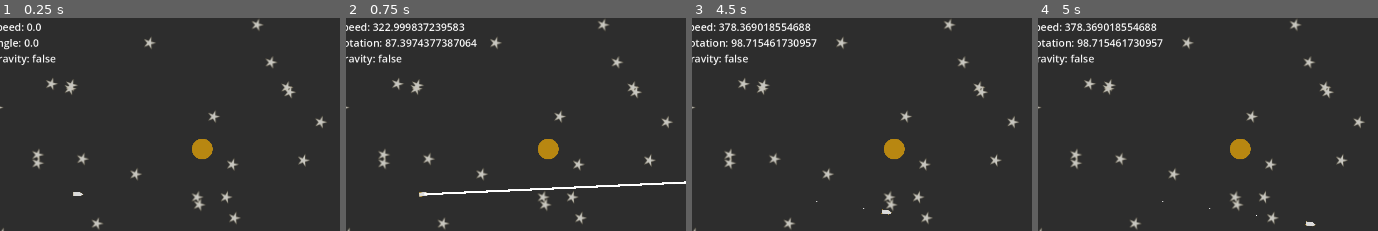
Above: before the commit, frames 1-4 (left to right).
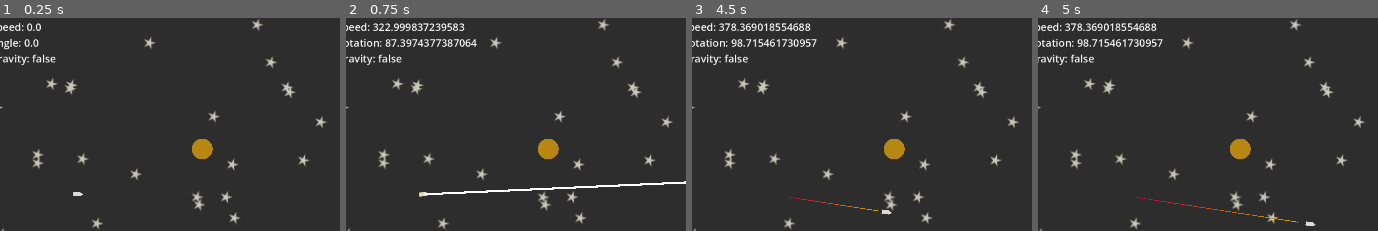
Above: after the commit, the same moments.

Repository: ChrisWoody/GravityAssist
Game: Godot game, scene res://scenes/world.tscn
Same seed, same stepped clock (60 frames per second), same inputs: the game is played once before the commit and once after it.
Inputs (mouse positions are % of the whole screen's width and height, from its top left):
- Up to frame 1 (0.25 s): no input
- Up to frame 2 (0.75 s): tap Enter at 0.5 s; move the mouse to (76, 45) at 0.52 s; click (76, 45) at 0.67 s
- Up to frame 3 (4.5 s): tap R (reset) every 0.75 s from 1.25 to 3.5 s; move the mouse to (27, 55) at 1.27 s; click (27, 55) at 1.42 s; move the mouse to (62, 27) at 2.02 s; click (62, 27) at 2.17 s; move the mouse to (45, 71) at 2.77 s; click (45, 71) at 2.92 s; move the mouse to (86, 66) at 3.52 s; click (86, 66) at 3.67 s; move the mouse to (15, 34) at 4.27 s; click (15, 34) at 4.42 s
- Up to frame 4 (5 s): no input
The pictures show only the part of the screen within x 6-56%, y 8-58%; the shares and areas given below are measured in that part.

Frames 1-2 are identical in both runs. In frame 3, 0.1% of the frame differs, in the area x 28-55%, y 84-91%; in frame 4, 0.2%, in the area x 28-77%, y 84-97%.

Commit message:
Add line behind spaceship instead of dots

Diff:
--- a/scenes/path_plotter.tscn
+++ b/scenes/path_plotter.tscn
@@ -1,8 +1,15 @@
 [gd_scene load_steps=3 format=3 uid="uid://c8hc50k4i5dp7"]
 
 [ext_resource type="Script" path="res://scripts/path_plotter.gd" id="1_liuj6"]
-[ext_resource type="PackedScene" uid="uid://ndsi27tyimon" path="res://scenes/path_plot_item.tscn" id="2_m1dkn"]
+
+[sub_resource type="Gradient" id="Gradient_3hot2"]
+colors = PackedColorArray(0.729775, 0, 0.21691, 1, 0.814645, 0.649804, 3.85046e-07, 1)
 
 [node name="PathPlotter" type="Node"]
 script = ExtResource("1_liuj6")
-pathPlot = ExtResource("2_m1dkn")
+
+[node name="Line2D" type="Line2D" parent="."]
+unique_name_in_owner = true
+width = 2.0
+gradient = SubResource("Gradient_3hot2")
+antialiased = true
--- a/scripts/path_plotter.gd
+++ b/scripts/path_plotter.gd
@@ -1,37 +1,19 @@
 class_name PathPlotter extends Node
 
-@export var pathPlot: PackedScene
 @onready var spaceship: Spaceship = get_node("../Spaceship")
+@onready var line2d: Line2D = $Line2D
 
 var playing := false
 
-const SPAWN_TOTAL := 100
-var spawnIndex := 0
-
-const SPAWN_TIMEOUT := 0.3
+const SPAWN_TIMEOUT := 0.1
 var spawnElapsed := 0.0
-
-var pathPlots: Array[MeshInstance2D]
-
-func _ready() -> void:
-	for n in SPAWN_TOTAL:
-		var pathPlotInstance: MeshInstance2D = pathPlot.instantiate()
-		add_child(pathPlotInstance)
-		pathPlotInstance.visible = false
-		pathPlots.push_back(pathPlotInstance)
 
 func _process(delta: float) -> void:
 	if playing:
 		spawnElapsed += delta
 		if spawnElapsed >= SPAWN_TIMEOUT:
 			spawnElapsed = 0.0
-			pathPlots[spawnIndex].global_position = spaceship.global_position
-			pathPlots[spawnIndex].global_rotation = spaceship.global_rotation
-			pathPlots[spawnIndex].visible = true
-			spawnIndex = spawnIndex + 1
-			if spawnIndex >= SPAWN_TOTAL:
-				spawnIndex = SPAWN_TOTAL - 1
-
+			line2d.add_point(spaceship.global_position)
 
 
 func _on_game_manager_launch() -> void:
@@ -41,6 +23,4 @@
 func _on_game_manager_reset_game() -> void:
 	playing = false
 	spawnElapsed = 0.0
-	spawnIndex = 0
-	for n in SPAWN_TOTAL:
-		pathPlots[n].visible = false
+	line2d.clear_points()
--- a/scripts/planet.gd
+++ b/scripts/planet.gd
@@ -1,22 +1,22 @@
 class_name Planet extends Node2D
 
 @onready var spaceship: Spaceship = get_node("../Spaceship")
-
-# Called when the node enters the scene tree for the first time.
-func _ready() -> void:
-	pass # Replace with function body.
-
 
 # Called every frame. 'delta' is the elapsed time since the previous frame.
 func _process(delta: float) -> void:
 	var diff := position - spaceship.position
 	if diff.length() < 150.0:
-		var forward := Vector2.from_angle(deg_to_rad(spaceship.rotation_degrees - 90.0)).normalized()
-		var angleToPlanet := rad_to_deg(diff.angle_to(forward))
-		var angleToUse := -1.0 if angleToPlanet > 0.0 else 1.0
-		var scaleToUse := -(diff.length() / 150.0) + 1
+		# OK gravity
+		var gravityRotation := -2.0 if spaceship.position.y > position.y else 2.0
+		spaceship.applyGravity(diff.normalized(), gravityRotation)
 
-		spaceship.applyGravity(Vector2.ZERO, angleToUse * scaleToUse * scaleToUse)
+		# Intended to be better but needs a lot of work
+		# var forward := Vector2.from_angle(deg_to_rad(spaceship.rotation_degrees - 90.0)).normalized()
+		# var angleToPlanet := rad_to_deg(diff.angle_to(forward))
+		# var angleToUse := -1.0 if angleToPlanet > 0.0 else 1.0
+		# var scaleToUse := -(diff.length() / 150.0) + 1
+
+		# spaceship.applyGravity(Vector2.ZERO, angleToUse * scaleToUse * scaleToUse)
 
 
 func _on_area_2d_area_entered(area:Area2D) -> void:
Not shown: 1 places in scenes/path_plot_item.tscn that only renumber resources
